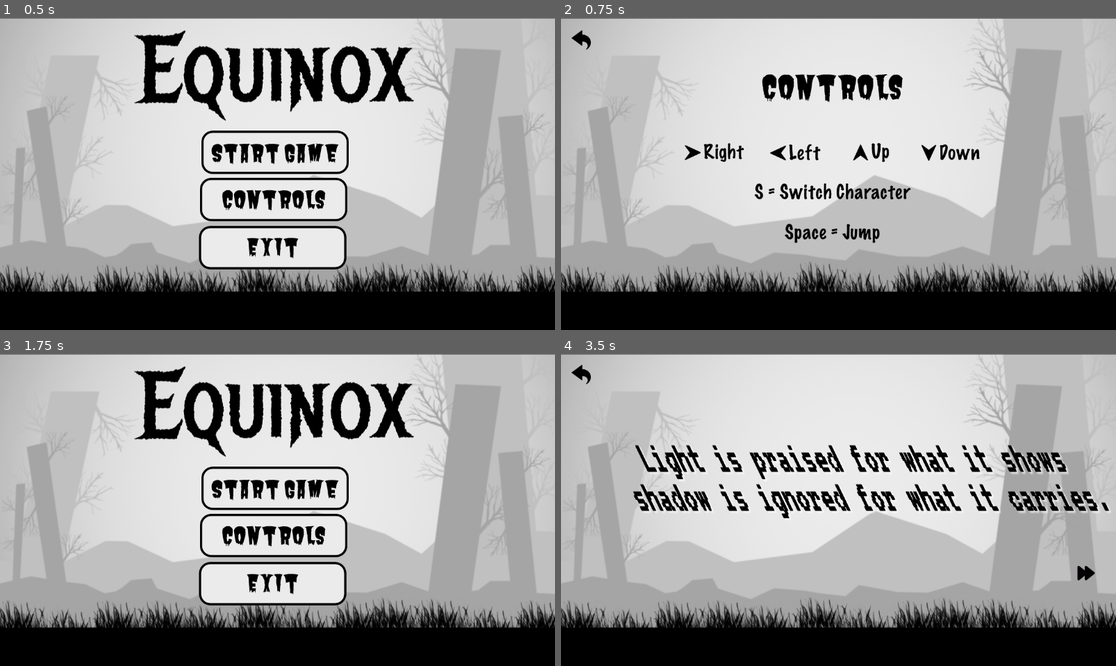
Above: before the commit, frames 1-4 (two rows, left to right).
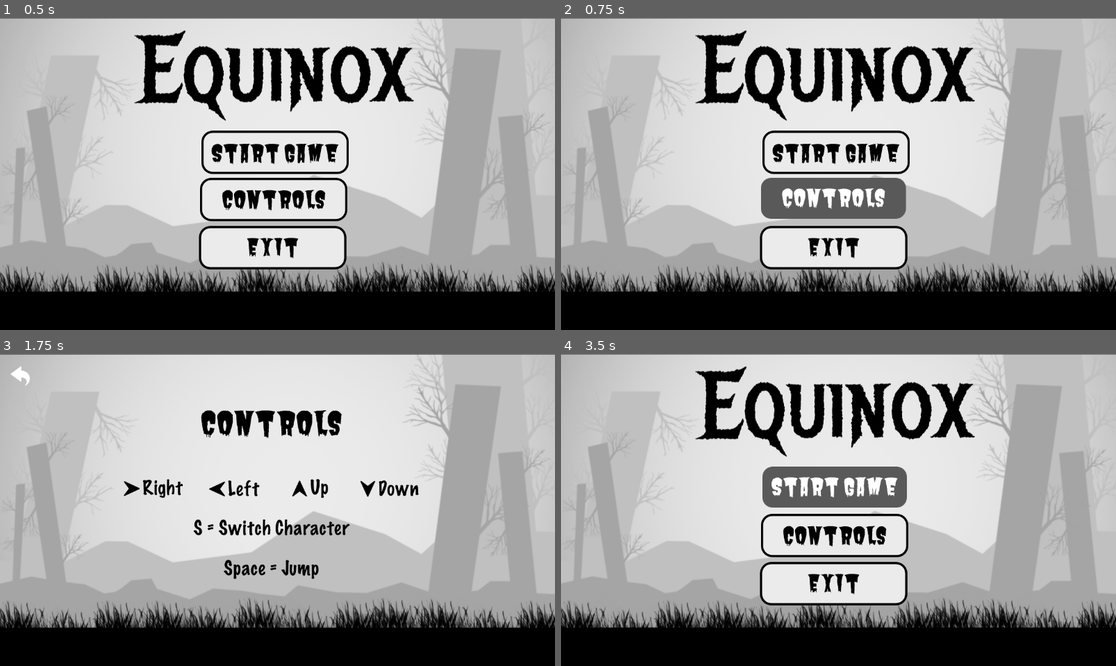
Above: after the commit, the same moments.

Repository: PriashisG/Equinox
Game: Godot game, scene res://scenes/Main Menu.tscn
Same seed, same stepped clock (60 frames per second), same inputs: the game is played once before the commit and once after it. Sound files missing from this copy of the repository are replaced by a short silence.
Inputs (mouse positions are in pixels of both pictures, inside the frame that each line leads up to):
- Up to frame 1 (0.5 s): no input
- Up to frame 2 (0.75 s): click (832, 198) at 0.5 s
- Up to frame 3 (1.75 s): click (22, 375) at 1.27 s
- Up to frame 4 (3.5 s): click (583, 375) at 2.02 s; click (838, 488) at 2.75 s

Frame 1 is identical in both runs. In frame 2, 14% of the frame differs, in the area x 0-98%, y 3-88%; in frame 3, 14%; in frame 4, 19%, in the area x 1-99%, y 3-81%.

Commit message:
click sound to mainmenu

Diff:
--- a/scenes/Main Menu.tscn
+++ b/scenes/Main Menu.tscn
@@ -9,6 +9,8 @@
 [ext_resource type="Texture2D" uid="uid://cd7ycg70n86go" path="res://assets/main menu/3_-_exit_button_not_click.png" id="6_ocpmd"]
 [ext_resource type="Texture2D" uid="uid://bd0gvq2sdtfeu" path="res://assets/main menu/3_-_exit_button_click.png" id="7_dcsyv"]
 [ext_resource type="Texture2D" uid="uid://cjfxd16u7vii3" path="res://assets/main menu/0 - name.png" id="9_hn3co"]
+[ext_resource type="AudioStream" uid="uid://cp3jbwwiy8rxw" path="res://assets/audio/hover.wav" id="10_13i8y"]
+[ext_resource type="AudioStream" uid="uid://weka8f3y8w53" path="res://assets/audio/click.mp3" id="11_3sh8h"]
 
 [node name="MainMenu" type="Control"]
 layout_mode = 3
@@ -55,6 +57,14 @@
 position = Vector2(569, 120)
 texture = ExtResource("9_hn3co")
 
+[node name="Audio_hover" type="AudioStreamPlayer2D" parent="."]
+stream = ExtResource("10_13i8y")
+bus = &"SFX"
+
+[node name="Audio_click" type="AudioStreamPlayer2D" parent="."]
+stream = ExtResource("11_3sh8h")
+bus = &"SFX"
+
 [connection signal="pressed" from="Start game" to="." method="_on_start_game_pressed"]
 [connection signal="pressed" from="Controls" to="." method="_on_controls_pressed"]
 [connection signal="pressed" from="Exit" to="." method="_on_exit_pressed"]
--- a/scenes/main_menu.gd
+++ b/scenes/main_menu.gd
@@ -1,10 +1,23 @@
 extends Control
+@onready var audio_hover: AudioStreamPlayer2D = $Audio_hover
+@onready var audio_click: AudioStreamPlayer2D = $Audio_click
+
+
+
+
+
 
 func _on_start_game_pressed() -> void:
+	audio_click.play();
+	await audio_click.finished;
 	get_tree().change_scene_to_file("res://scenes/Stroy.tscn")
 
 func _on_controls_pressed() -> void:
+	audio_click.play();
+	await audio_click.finished;
 	get_tree().change_scene_to_file("res://scenes/Controls.tscn")
 
 func _on_exit_pressed() -> void:
+	audio_click.play();
+	await audio_click.finished;
 	get_tree().quit()
Not shown, added: assets/audio/click.mp3.import
Not shown, added: assets/audio/hover.wav.import
Not shown: 1 places in scenes/Main Menu.tscn that only renumber resources
Not shown, added: assets/audio/click.mp3
Not shown, added: assets/audio/hover.wav
